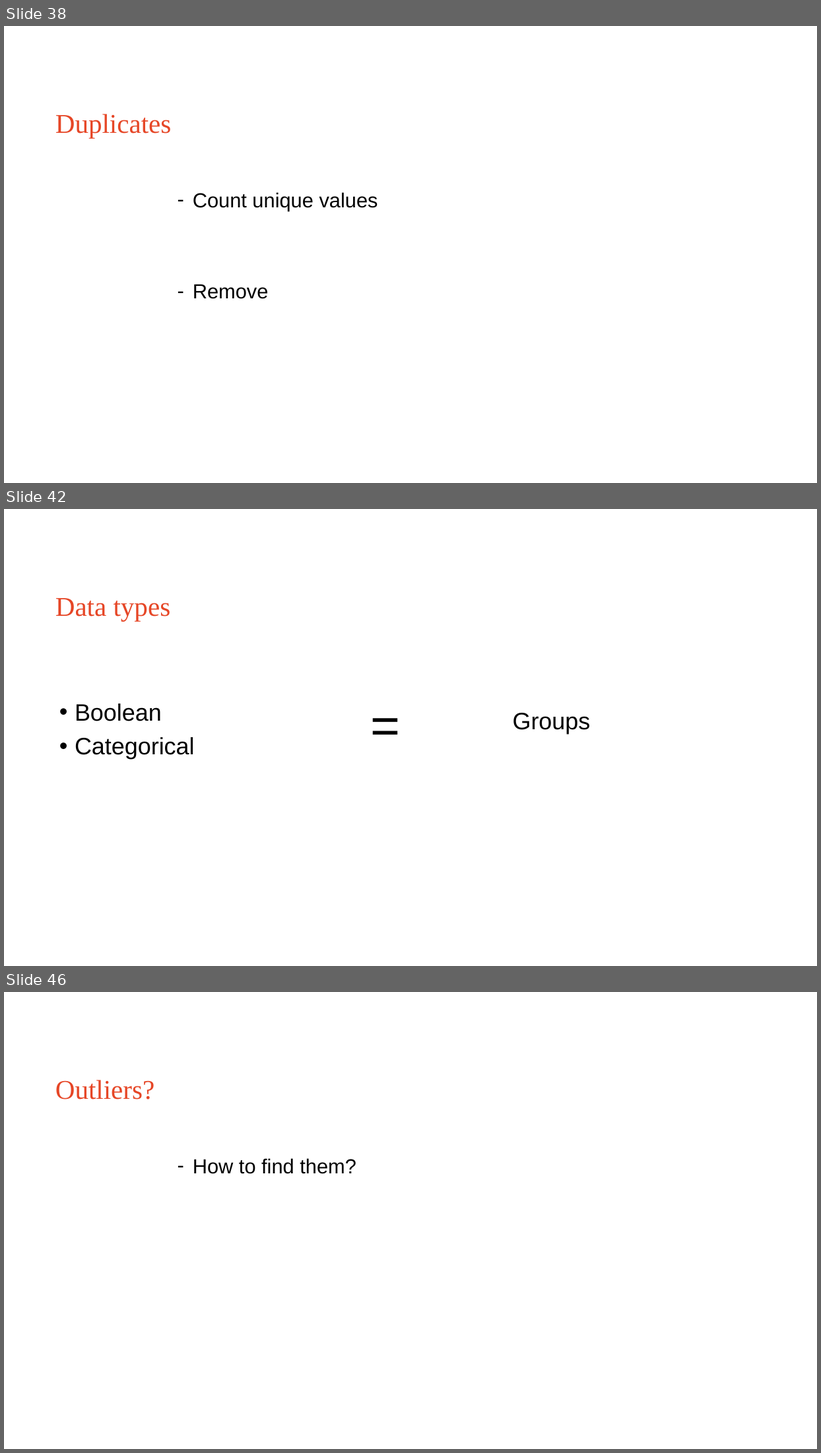
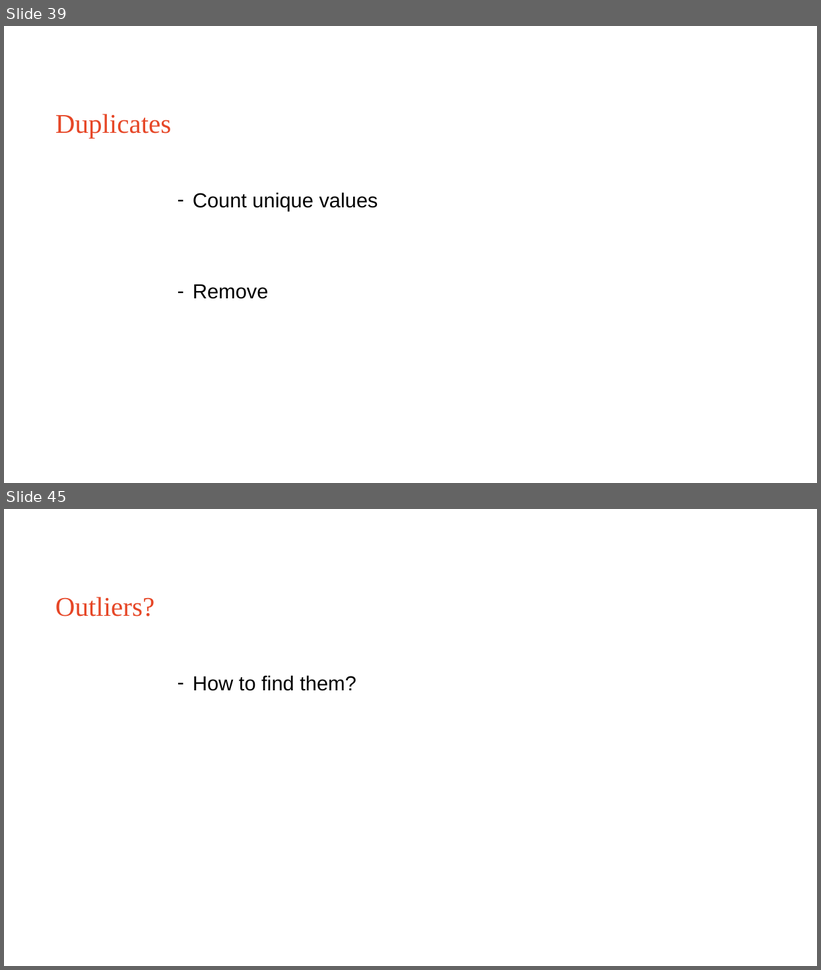
Before and after one commit to Sydney-Informatics-Hub/EDAinR, a slide deck: eda_r.pptx. Shown one above the other, each under a label of ours: slides 38, 42 and 46 before the commit, slides 39 and 45 after it; the slides between them are not shown. The pictures are 821x1453 and 821x970 pixels, drawn with LibreOffice and Linux fonts; fonts in the diff are those of the drawing. Boxes give left, top, right and bottom in pixels: in the first picture for what was removed or moved away, otherwise in the second. Text is boxed around its words. In the diff, an @@ line names an element or a change of style, - is before the commit and + after.

```diff
--- a/eda_r.pptx
+++ b/eda_r.pptx
@@ slide 42 removed at (4,509,817,966), background #FFFFFF @@
@@ title removed at (55,598,171,621) @@
-Data types
@@ text removed at (75,704,195,759) @@
-• Boolean
-• Categorical
@@ text removed at (364,690,407,758) @@
-=
@@ text removed at (513,713,591,734) @@
-Groups
@@ what was slide 38 is now slide 39 @@
@@ what was slide 46 is now slide 45 @@
```
Also in this commit, not shown: 7 slides changed, 3 slides added, 3 other slides removed.
